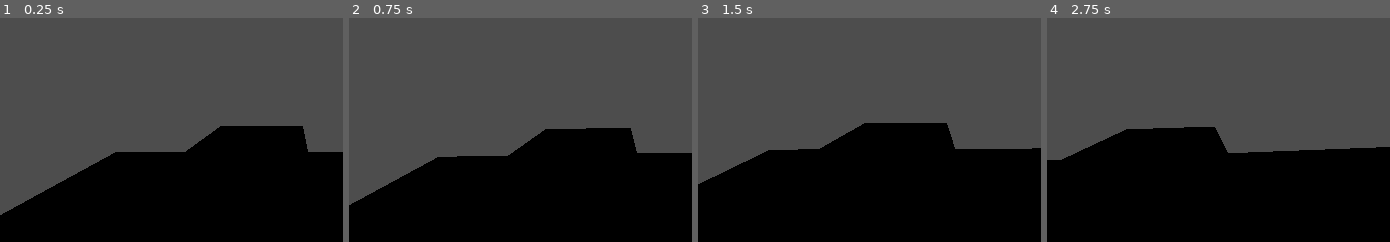
Above: before the commit, frames 1-4 (left to right).
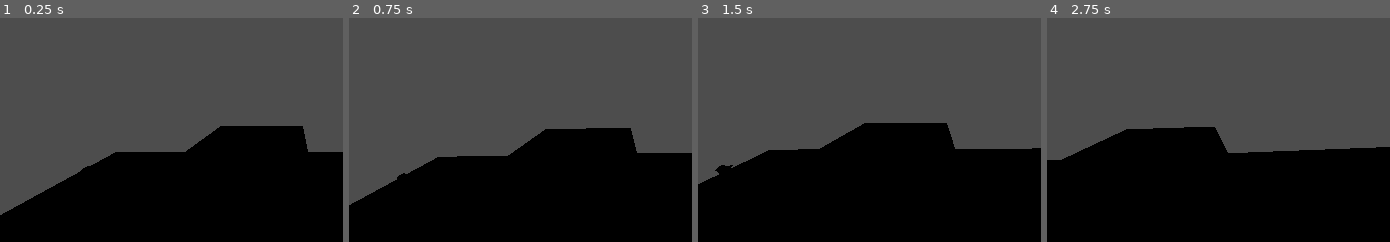
Above: after the commit, the same moments.

Repository: ZergioPC/aux_sombreron
Game: Godot game, scene res://Environment/map_testing.tscn
Same seed, same stepped clock (60 frames per second), same inputs: the game is played once before the commit and once after it.
Inputs:
- Up to frame 1 (0.25 s): no input
- Up to frame 2 (0.75 s): tap Enter at 0.5 s; hold Right (move_right) from 0.53 s (still down); hold Shift (run) from 0.53 s (still down)
- Up to frame 3 (1.5 s): release Right (move_right) at 1.28 s; release Shift (run) at 1.28 s; hold Down (move_back) from 1.28 s (still down); tap X (attack) at 1.35 s
- Up to frame 4 (2.75 s): tap Shift (run) at 1.55 s; release Down (move_back) at 2.03 s; hold Right (move_right) from 2.03 s (still down); hold Shift (run) from 2.03 s (still down); tap Z (dash) at 2.1 s
The pictures show only the part of the screen within x 0-50%, y 0-50%; the shares and areas given below are measured in that part.

The runs differ from the first frame. In frame 1, less than 0.1% of the frame differs, in the area x 23-26%, y 66-69%; in frame 2, less than 0.1%; in frame 3, 0.1%, in the area x 4-11%, y 65-70%; in frame 4, nothing differs.

Commit message:
BORRACHO. Se agrega el borracho sin texturas

Diff:
--- /dev/null
+++ b/Entities/Borracho/Borracho.tscn
@@ -0,0 +1,39 @@
+[gd_scene load_steps=6 format=3]
+
+[ext_resource type="PackedScene" path="res://NPCSystem/Base/NPCBase.tscn" id="1_base"]
+[ext_resource type="PackedScene" path="res://Entities/Borracho/Modelo3D/Borracho_Model.tscn" id="2_model"]
+[ext_resource type="Script" path="res://NPCSystem/Behaviors/NormalBehavior.gd" id="3_normal"]
+[ext_resource type="Script" path="res://NPCSystem/Components/NPCErraticMovement.gd" id="4_erratic"]
+
+[sub_resource type="CapsuleShape3D" id="CapsuleShape3D_borracho"]
+radius = 0.4
+height = 2.0
+
+[node name="Borracho" instance=ExtResource("1_base")]
+classification = 1
+walk_speed = 1.1
+run_speed = 2.6
+acceleration = 8.0
+rotation_speed = 5.0
+arrival_distance = 0.8
+detection_range = 5.0
+idle_animation = &"BorrachoRIG|BorrachoRIG|BorrachoAction|BorrachoRIG|BorrachoActi"
+walk_animation = &"BorrachoRIG|BorrachoRIG|BorrachoAction|BorrachoRIG|BorrachoActi"
+escape_animation = &"BorrachoRIG|BorrachoRIG|BorrachoAction|BorrachoRIG|BorrachoActi"
+
+[node name="Borracho_animation" parent="Model" index="0" instance=ExtResource("2_model")]
+transform = Transform3D(4, 0, 0, 0, 4, 0, 0, 0, 4, 0, 0.708, 0)
+
+[node name="CollisionShape3D" parent="." index="1"]
+transform = Transform3D(1, 0, 0, 0, 1, 0, 0, 0, 1, 0, 1, 0)
+shape = SubResource("CapsuleShape3D_borracho")
+
+[node name="Behavior" parent="." index="6"]
+script = ExtResource("3_normal")
+
+[node name="Idle" parent="StateMachine" index="0"]
+max_walk_distance = 8.0
+max_walk_time = 20.0
+
+[node name="MovementModifier" type="Node" parent="."]
+script = ExtResource("4_erratic")
--- /dev/null
+++ b/Entities/Borracho/Modelo3D/Borracho_Model.tscn
@@ -0,0 +1,5 @@
+[gd_scene load_steps=2 format=3]
+
+[ext_resource type="PackedScene" uid="uid://bdo3ft8bsg41g" path="res://Entities/Borracho/Modelo3D/Borracho_animation.glb" id="1_borracho"]
+
+[node name="Borracho_animation" instance=ExtResource("1_borracho")]
--- a/Environment/map_testing.tscn
+++ b/Environment/map_testing.tscn
@@ -1,7 +1,8 @@
-[gd_scene load_steps=7 format=3 uid="uid://cw5kq0ypvmg5d"]
+[gd_scene load_steps=8 format=3 uid="uid://cw5kq0ypvmg5d"]
 
 [ext_resource type="PackedScene" uid="uid://ui8f0iwkli4l" path="res://Entities/Tramposo/Tramposo.tscn" id="1_2ev4n"]
 [ext_resource type="PackedScene" uid="uid://cknalse3hxgqa" path="res://Entities/Peleador/Peleador.tscn" id="1_p4juy"]
+[ext_resource type="PackedScene" path="res://Entities/Borracho/Borracho.tscn" id="2_borracho"]
 [ext_resource type="PackedScene" uid="uid://b2v6yglnu7xl3" path="res://Entities/NpcBoy/NpcBoy.tscn" id="2_npcboy"]
 [ext_resource type="PackedScene" uid="uid://cqcjfafijyups" path="res://Player/player.tscn" id="2_player"]
 [ext_resource type="PackedScene" uid="uid://dt0tlmrnm0flj" path="res://Game/Cinematics/CinematicController.tscn" id="3_cine"]
@@ -58,6 +59,9 @@
 [node name="3" type="Marker3D" parent="SafeZones"]
 transform = Transform3D(1, 0, 0, 0, 1, 0, 0, 0, 1, -10.8081, -9.53674e-07, -7.93149)
 
+[node name="4" type="Marker3D" parent="SafeZones"]
+transform = Transform3D(1, 0, 0, 0, 1, 0, 0, 0, 1, 10.5, 0, -13)
+
 [node name="Npcs" type="Node3D" parent="."]
 
 [node name="Tramposo" parent="Npcs" node_paths=PackedStringArray("safe_zone") instance=ExtResource("1_2ev4n")]
@@ -72,6 +76,10 @@
 transform = Transform3D(1, 0, 0, 0, 1, 0, 0, 0, 1, -8, 0, 2)
 safe_zone = NodePath("../../SafeZones/2")
 
+[node name="Borracho" parent="Npcs" node_paths=PackedStringArray("safe_zone") instance=ExtResource("2_borracho")]
+transform = Transform3D(1, 0, 0, 0, 1, 0, 0, 0, 1, -11, 0, -10)
+safe_zone = NodePath("../../SafeZones/4")
+
 [node name="Player" parent="." instance=ExtResource("2_player")]
 transform = Transform3D(1, 0, 0, 0, 1, 0, 0, 0, 1, 5, 0, -5)
 
--- a/NPCSystem/Base/NPCBase.gd
+++ b/NPCSystem/Base/NPCBase.gd
@@ -42,6 +42,11 @@
 @export var gravity: float = 20.0
 @export var arrival_distance: float = 0.6
 
+@export_group("Movement Modifier")
+## Componente opcional que altera la dirección y la velocidad deseadas.
+## Si se deja vacío, se resuelve automáticamente por el nodo "MovementModifier".
+@export var movement_modifier: NPCMovementModifier
+
 @export_group("Perception")
 @export var detection_range: float = 6.0
 
@@ -148,6 +153,9 @@
 		stop_movement()
 		return
 
+	if movement_modifier != null:
+		movement_modifier.reset()
+
 	_movement_speed = walk_speed if speed <= 0.0 else speed
 	_destination = target_position
 	_has_destination = true
@@ -158,6 +166,9 @@
 
 ## Detiene el desplazamiento actual y anula la velocidad horizontal.
 func stop_movement() -> void:
+	if movement_modifier != null:
+		movement_modifier.reset()
+
 	_is_moving = false
 	_has_destination = false
 	_movement_elapsed = 0.0
@@ -279,8 +290,20 @@
 
 	direction = direction.normalized()
 
-	velocity.x = move_toward(velocity.x, direction.x * _movement_speed, acceleration * delta)
-	velocity.z = move_toward(velocity.z, direction.z * _movement_speed, acceleration * delta)
+	var desired_speed := _movement_speed
+
+	if movement_modifier != null:
+		var remaining_distance := global_position.distance_to(_destination)
+		var modified: Dictionary = movement_modifier.modify_movement(
+			direction, desired_speed, delta, remaining_distance
+		)
+		var modified_direction: Vector3 = modified.get("direction", direction)
+		var modified_speed: float = modified.get("speed", desired_speed)
+		direction = modified_direction
+		desired_speed = modified_speed
+
+	velocity.x = move_toward(velocity.x, direction.x * desired_speed, acceleration * delta)
+	velocity.z = move_toward(velocity.z, direction.z * desired_speed, acceleration * delta)
 
 	_rotate_model_towards(direction, delta)
 
@@ -522,6 +545,9 @@
 	if model == null:
 		model = get_node_or_null("Model") as Node3D
 
+	if movement_modifier == null:
+		movement_modifier = get_node_or_null("MovementModifier") as NPCMovementModifier
+
 	behavior = get_node_or_null("Behavior") as NPCBehavior
 	state_machine = get_node_or_null("StateMachine") as NPCStateMachine
 	perception = get_node_or_null("PerceptionArea") as NPCPerception
--- /dev/null
+++ b/NPCSystem/Components/NPCErraticMovement.gd
@@ -0,0 +1,107 @@
+class_name NPCErraticMovement
+extends NPCMovementModifier
+
+## Modificador de movimiento errático.
+##
+## Cambia la velocidad de forma aleatoria y hace oscilar la dirección alrededor
+## de la ruta hacia el objetivo. Está pensado para el caminar del Borracho, pero
+## puede usarse en cualquier NPC. No decide estados: solo transforma la
+## dirección y la velocidad que solicita NPCBase.
+
+@export_group("Velocidad errática")
+## Factor mínimo aplicado a la velocidad solicitada por el estado.
+@export var speed_factor_min: float = 0.45
+## Factor máximo aplicado a la velocidad solicitada por el estado.
+@export var speed_factor_max: float = 1.2
+## Intervalo mínimo entre cambios de velocidad, amplitud y frecuencia.
+@export var change_interval_min: float = 0.45
+## Intervalo máximo entre cambios de velocidad, amplitud y frecuencia.
+@export var change_interval_max: float = 1.6
+
+@export_group("Oscilación")
+## Desviación angular mínima respecto a la dirección de la ruta.
+@export var weave_angle_min_deg: float = 8.0
+## Desviación angular máxima respecto a la dirección de la ruta.
+@export var weave_angle_max_deg: float = 28.0
+## Frecuencia mínima de la oscilación en hercios.
+@export var weave_frequency_min: float = 0.25
+## Frecuencia máxima de la oscilación en hercios.
+@export var weave_frequency_max: float = 0.8
+## Distancia al destino en la que la oscilación y la velocidad se normalizan.
+## Evita que el NPC orbite alrededor del punto de llegada.
+@export var weave_fade_distance: float = 1.75
+
+var _rng := RandomNumberGenerator.new()
+var _elapsed: float = 0.0
+var _change_timer: float = 0.0
+var _speed_factor: float = 1.0
+var _speed_factor_target: float = 1.0
+var _weave_angle_deg: float = 0.0
+var _weave_frequency: float = 0.5
+var _phase: float = 0.0
+
+
+func _ready() -> void:
+	# La semilla incluye el id de instancia para que varios NPC creados en el
+	# mismo frame no compartan exactamente la misma secuencia aleatoria.
+	_rng.seed = hash(get_instance_id()) ^ int(Time.get_ticks_usec())
+	reset()
+
+
+## Reinicia la oscilación y sortea un patrón nuevo.
+func reset() -> void:
+	_elapsed = 0.0
+	_change_timer = 0.0
+	_phase = _rng.randf_range(0.0, TAU)
+	_speed_factor = 1.0
+	_pick_new_pattern()
+
+
+## Aplica la variación de velocidad y la oscilación angular a la dirección.
+func modify_movement(
+	direction: Vector3,
+	speed: float,
+	delta: float,
+	distance_to_destination: float
+) -> Dictionary:
+	if speed <= 0.0 or direction.length_squared() <= 0.0001:
+		return {"direction": direction, "speed": speed}
+
+	_elapsed += delta
+	_change_timer -= delta
+
+	if _change_timer <= 0.0:
+		_pick_new_pattern()
+
+	# Suaviza el factor para que NPCBase no reciba saltos bruscos.
+	_speed_factor = move_toward(_speed_factor, _speed_factor_target, 3.0 * delta)
+
+	var fade := 1.0
+	if weave_fade_distance > 0.0:
+		fade = clampf(distance_to_destination / weave_fade_distance, 0.0, 1.0)
+
+	var angle := deg_to_rad(_weave_angle_deg) \
+		* sin(_elapsed * TAU * _weave_frequency + _phase) * fade
+	var final_direction := direction.rotated(Vector3.UP, angle)
+	var final_speed := speed * lerpf(1.0, _speed_factor, fade)
+
+	return {"direction": final_direction, "speed": final_speed}
+
+
+## Sortea un patrón nuevo de velocidad, amplitud y frecuencia.
+func _pick_new_pattern() -> void:
+	var min_interval := maxf(change_interval_min, 0.05)
+	var max_interval := maxf(change_interval_max, min_interval)
+	_change_timer = _rng.randf_range(min_interval, max_interval)
+
+	var min_factor := minf(speed_factor_min, speed_factor_max)
+	var max_factor := maxf(speed_factor_min, speed_factor_max)
+	_speed_factor_target = _rng.randf_range(min_factor, max_factor)
+
+	var min_angle := minf(weave_angle_min_deg, weave_angle_max_deg)
+	var max_angle := maxf(weave_angle_min_deg, weave_angle_max_deg)
+	_weave_angle_deg = _rng.randf_range(min_angle, max_angle)
+
+	var min_frequency := minf(weave_frequency_min, weave_frequency_max)
+	var max_frequency := maxf(weave_frequency_min, weave_frequency_max)
+	_weave_frequency = _rng.randf_range(min_frequency, max_frequency)
--- /dev/null
+++ b/NPCSystem/Components/NPCMovementModifier.gd
@@ -0,0 +1,26 @@
+class_name NPCMovementModifier
+extends Node
+
+## Clase base de los modificadores de movimiento de NPC.
+##
+## Un modificador altera la dirección y la velocidad deseadas antes de que
+## NPCBase las convierta en velocidad física. No decide estados, destinos ni
+## navegación: solo transforma el movimiento solicitado por el estado activo.
+
+## Reinicia el estado interno del modificador.
+## NPCBase lo llama al empezar y al detener un desplazamiento.
+func reset() -> void:
+	pass
+
+
+## Altera la dirección normalizada y la velocidad solicitadas.
+## [param distance_to_destination] es la distancia horizontal al destino final.
+## Devuelve un Dictionary con las claves "direction" y "speed". La dirección
+## devuelta debe seguir siendo unitaria para no alterar la velocidad efectiva.
+func modify_movement(
+	direction: Vector3,
+	speed: float,
+	_delta: float,
+	_distance_to_destination: float
+) -> Dictionary:
+	return {"direction": direction, "speed": speed}
